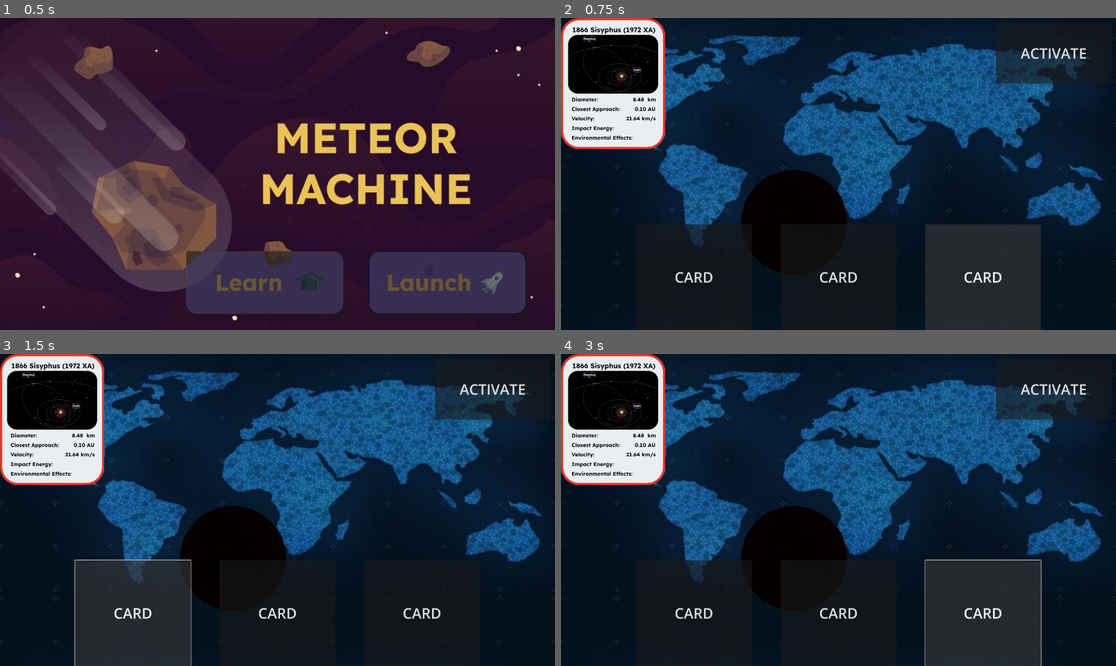
Above: before the commit, frames 1-4 (two rows, left to right).
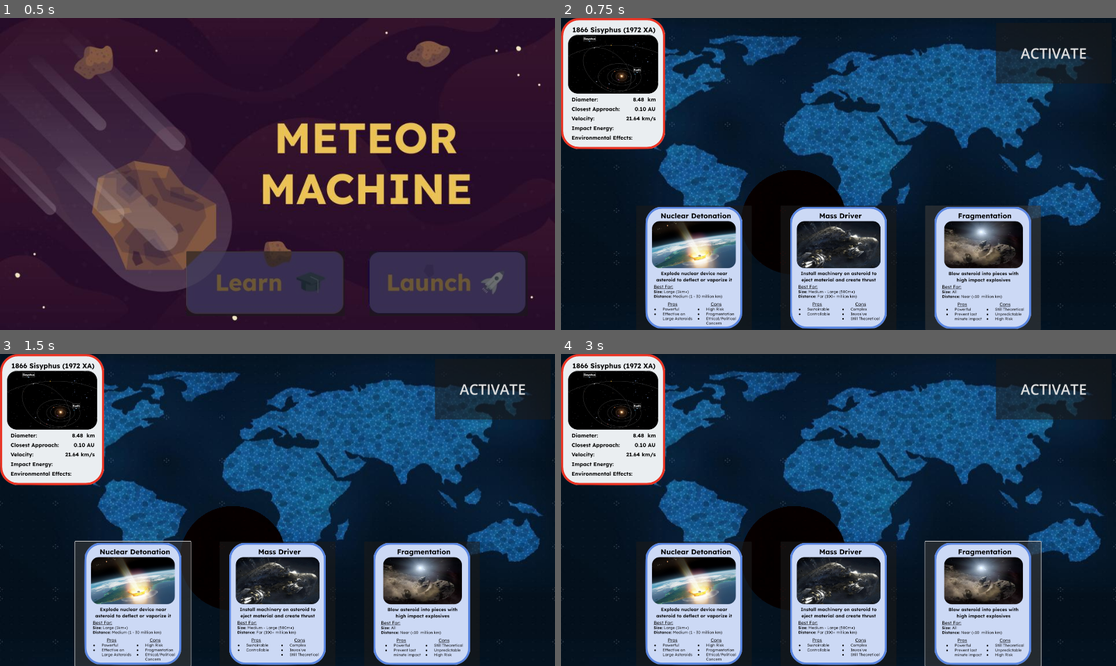
Above: after the commit, the same moments.

Repository: ian2102/Meteor-Machine
Game: Godot game, scene res://Scenes/app.tscn
Same seed, same stepped clock (60 frames per second), same inputs: the game is played once before the commit and once after it.
Inputs (mouse positions are in pixels of both pictures, inside the frame that each line leads up to; where the layout moved, square brackets give the same spot in the first picture):
- Up to frame 1 (0.5 s): no input
- Up to frame 2 (0.75 s): click (1010, 283) at 0.5 s
- Up to frame 3 (1.5 s): click (133, 603) [133, 612] at 1.25 s
- Up to frame 4 (3 s): click (838, 603) [838, 612] at 2 s; click (982, 603) [982, 612] at 2.75 s

Frame 1 is identical in both runs. In frame 2, 18% of the frame differs, in the area x 15-87%, y 60-100%; in frame 3, 18%; in frame 4, 18%, in the area x 15-87%, y 59-100%.

Commit message:
Added card icons

Diff:
--- a/Scenes/launch.tscn
+++ b/Scenes/launch.tscn
@@ -1,9 +1,12 @@
-[gd_scene load_steps=5 format=3 uid="uid://dpo27w1ek5dhj"]
+[gd_scene load_steps=8 format=3 uid="uid://dpo27w1ek5dhj"]
 
 [ext_resource type="Script" uid="uid://b5bjbjh4lk774" path="res://Scripts/launch.gd" id="1_jw84x"]
 [ext_resource type="Texture2D" uid="uid://do1rjn4m5glov" path="res://Assets/LaunchMap.jpg" id="2_nrqhf"]
 [ext_resource type="Texture2D" uid="uid://cvpgqgx1r3n34" path="res://Assets/cards/asteroids/1_red.png" id="3_y0xra"]
 [ext_resource type="PackedScene" uid="uid://dmk1cg1yljy5r" path="res://Scenes/hit_marker.tscn" id="4_y0xra"]
+[ext_resource type="Texture2D" uid="uid://6geyvvf8ikkr" path="res://Assets/cards/defense/1_red.png" id="5_8cm1k"]
+[ext_resource type="Texture2D" uid="uid://bhhshmkksltd" path="res://Assets/cards/defense/2_red.png" id="6_bodta"]
+[ext_resource type="Texture2D" uid="uid://bn80kveyncgfs" path="res://Assets/cards/defense/3_red.png" id="7_1b3uw"]
 
 [node name="Launch" type="Control"]
 layout_mode = 3
@@ -93,7 +96,7 @@
 anchor_top = 1.0
 anchor_right = 1.0
 anchor_bottom = 1.0
-offset_top = -366.0
+offset_top = -431.0
 grow_horizontal = 2
 grow_vertical = 0
 theme_override_constants/separation = 100
@@ -104,21 +107,27 @@
 layout_mode = 2
 size_flags_horizontal = 4
 theme_override_font_sizes/font_size = 50
-text = "CARD"
+icon = ExtResource("5_8cm1k")
+icon_alignment = 1
+expand_icon = true
 
 [node name="Button2" type="Button" parent="HBoxContainer"]
 custom_minimum_size = Vector2(400, 0)
 layout_mode = 2
 size_flags_horizontal = 4
 theme_override_font_sizes/font_size = 50
-text = "CARD"
+icon = ExtResource("6_bodta")
+icon_alignment = 1
+expand_icon = true
 
 [node name="Button3" type="Button" parent="HBoxContainer"]
 custom_minimum_size = Vector2(400, 0)
 layout_mode = 2
 size_flags_horizontal = 4
 theme_override_font_sizes/font_size = 50
-text = "CARD"
+icon = ExtResource("7_1b3uw")
+icon_alignment = 1
+expand_icon = true
 
 [node name="Activate" type="Button" parent="."]
 custom_minimum_size = Vector2(400, 0)
